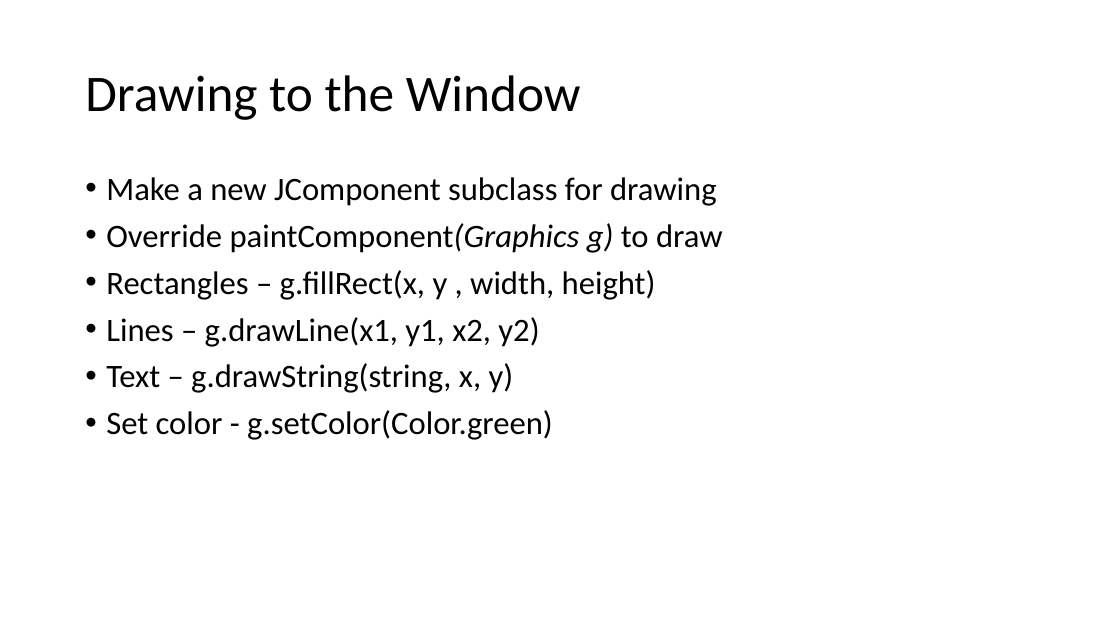
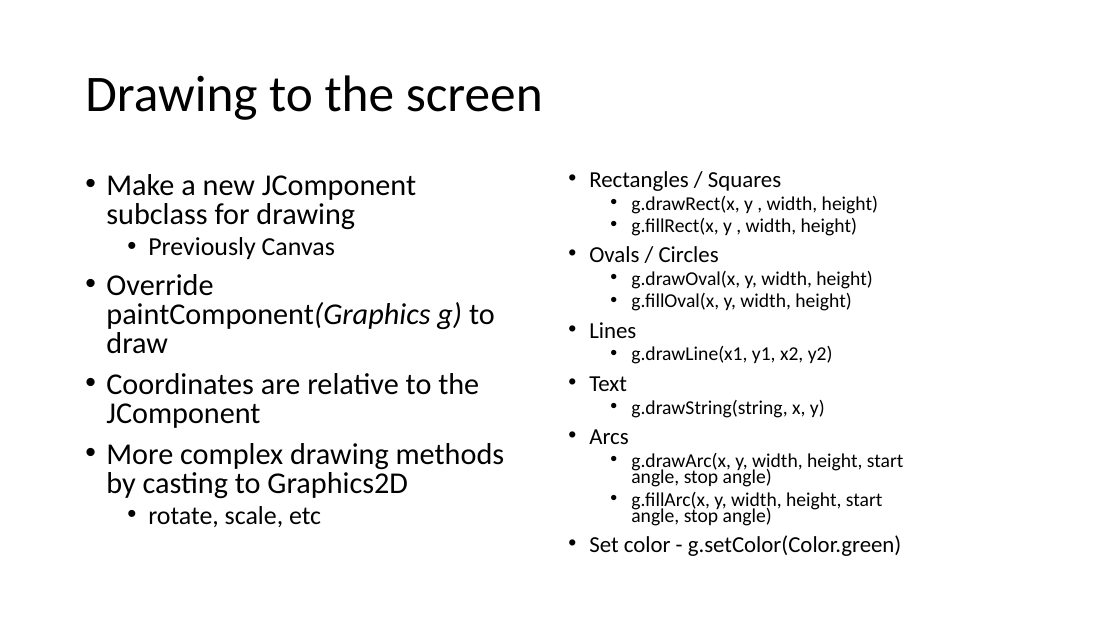
Before and after one commit to gatechgrad/JavaExamples, a slide deck: slide 9 of java_for_gamedev.pptx (slide 8 before the commit). Drawn at 1120x630 pixels with LibreOffice and Linux fonts; fonts in the diff are those of the drawing; background and template pictures are left out. Boxes give left, top, right and bottom in pixels: in the first picture for what was removed or moved away, otherwise in the second. Text is boxed around its words. In the diff, an @@ line names an element or a change of style, - is before the commit and + after.

Commit message:
Final powerpoint slides

```diff
--- a/java_for_gamedev.pptx
+++ b/java_for_gamedev.pptx
@@ title at (x1=85, y1=75, x2=543, y2=120): text changed @@
-Drawing to the Window
+Drawing to the screen
@@ text at (x1=106, y1=174, x2=495, y2=354): size 28 to 25.9 pt in "Make a new JComponent subclass for drawing", "Override paintComponent(Graphics g) to draw"; line spacing 0.9 to 0.8 @@
@@ text added at (x1=589, y1=171, x2=904, y2=556), 16.8 pt, text #000000 @@
+• Rectangles / Squares
+  • g.drawRect(x, y , width, height)
+  • g.fillRect(x, y , width, height)
+• Ovals / Circles
+  • g.drawOval(x, y, width, height)
+  • g.fillOval(x, y, width, height)
+• Lines
+  • g.drawLine(x1, y1, x2, y2)
+• Text
+  • g.drawString(string, x, y)
+• Arcs
+  • g.drawArc(x, y, width, height, start angle, stop angle)
+  • g.fillArc(x, y, width, height, start angle, stop angle)
+• Set color - g.setColor(Color.green)
@@ text at (x1=148, y1=237, x2=335, y2=260): paragraph added @@
+  • Previously Canvas
@@ text at (x1=106, y1=373, x2=505, y2=527): text changed; size 28 to 25.9 pt @@
-• Rectangles – g.fillRect(x, y , width, height)
-• Lines – g.drawLine(x1, y1, x2, y2)
-• Text – g.drawString(string, x, y)
-• Set color - g.setColor(Color.green)
+• Coordinates are relative to the JComponent
+• More complex drawing methods by casting to Graphics2D
+  • rotate, scale, etc
```
Also in this commit, not shown: 6 other slides changed, 3 slides added.
